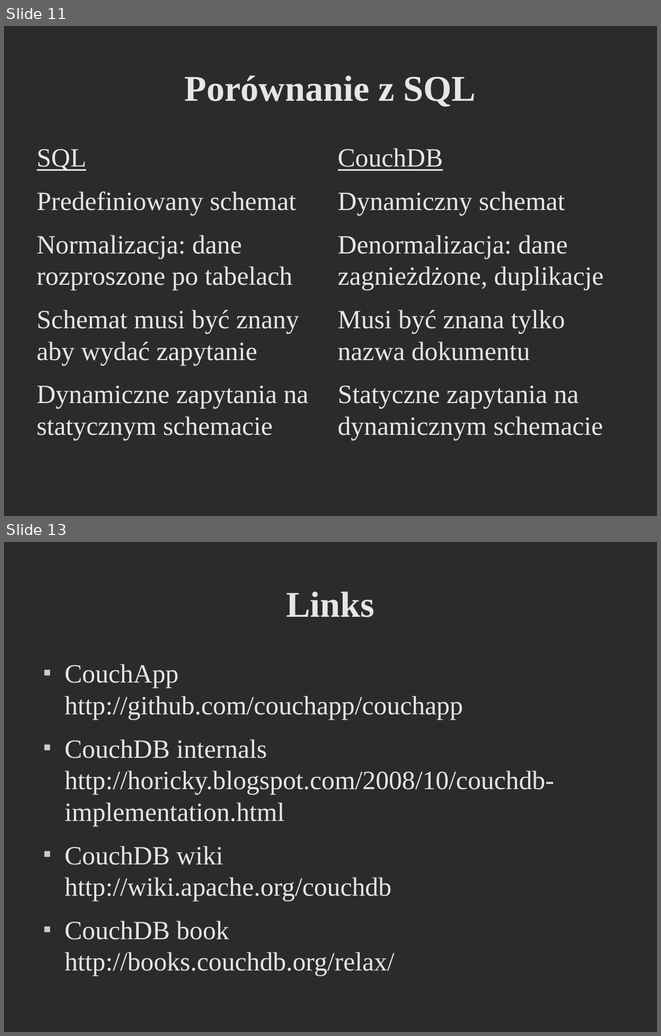
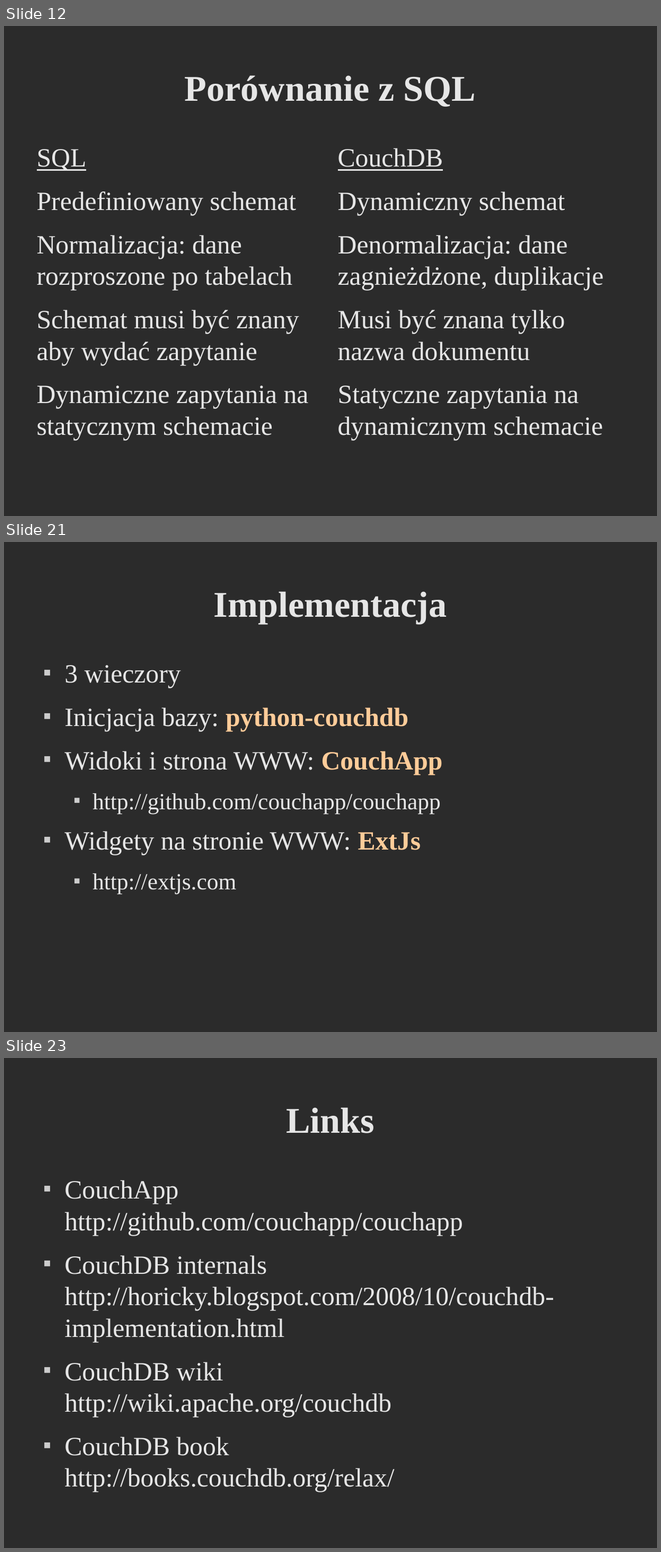
Before and after one commit to godfryd/checking-couchdb, a slide deck: checking-couchdb.odp. Shown one above the other, each under a label of ours: slides 11 and 13 before the commit, slides 12, 21 and 23 after it; the slides between them are not shown. The pictures are 661x1036 and 661x1552 pixels, drawn with LibreOffice and Linux fonts; fonts in the diff are those of the drawing; background and template pictures are left out; a plain dark background stands for a picture behind light text. Boxes give left, top, right and bottom in pixels: in the first picture for what was removed or moved away, otherwise in the second. Text is boxed around its words. In the diff, an @@ line names an element or a change of style, - is before the commit and + after.

```diff
--- a/checking-couchdb.odp
+++ b/checking-couchdb.odp
@@ slide 21 added at box(4, 542, 657, 1032), background picture (left out) @@
@@ title added at box(214, 591, 447, 624), 44 pt, text #E6E6E6, bold @@
+Implementacja
@@ text added at box(64, 665, 443, 894), 32 pt, text #E6E6E6 @@
+■ 3 wieczory
+■ Inicjacja bazy: python-couchdb
+■ Widoki i strona WWW: CouchApp
+  ■ http://github.com/couchapp/couchapp
+■ Widgety na stronie WWW: ExtJs
+  ■ http://extjs.com
@@ what was slide 11 is now slide 12 @@
@@ what was slide 13 is now slide 23 @@
```
Also in this commit, not shown: 3 slides changed, 9 other slides added, 4 other files.
